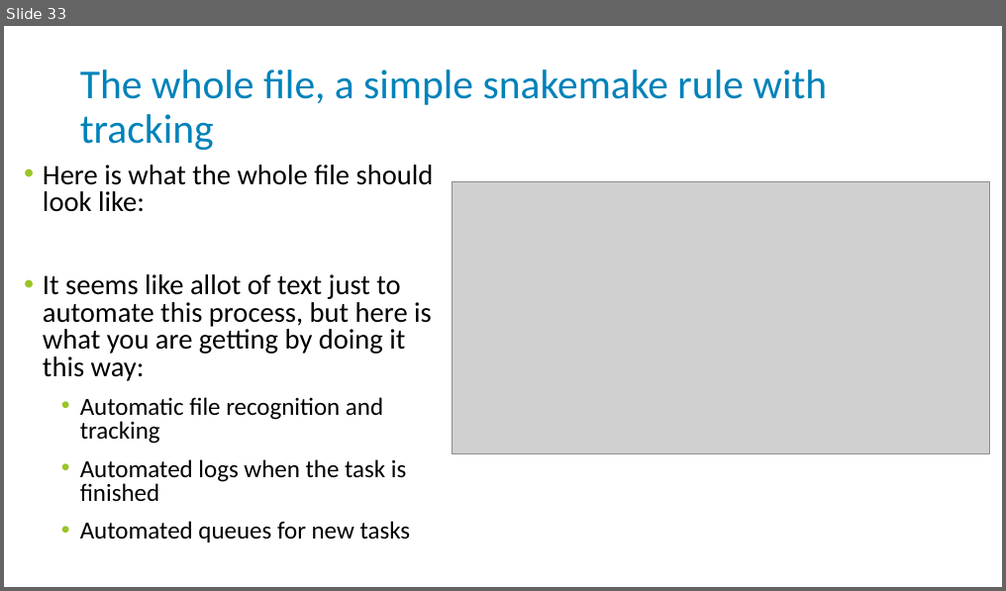
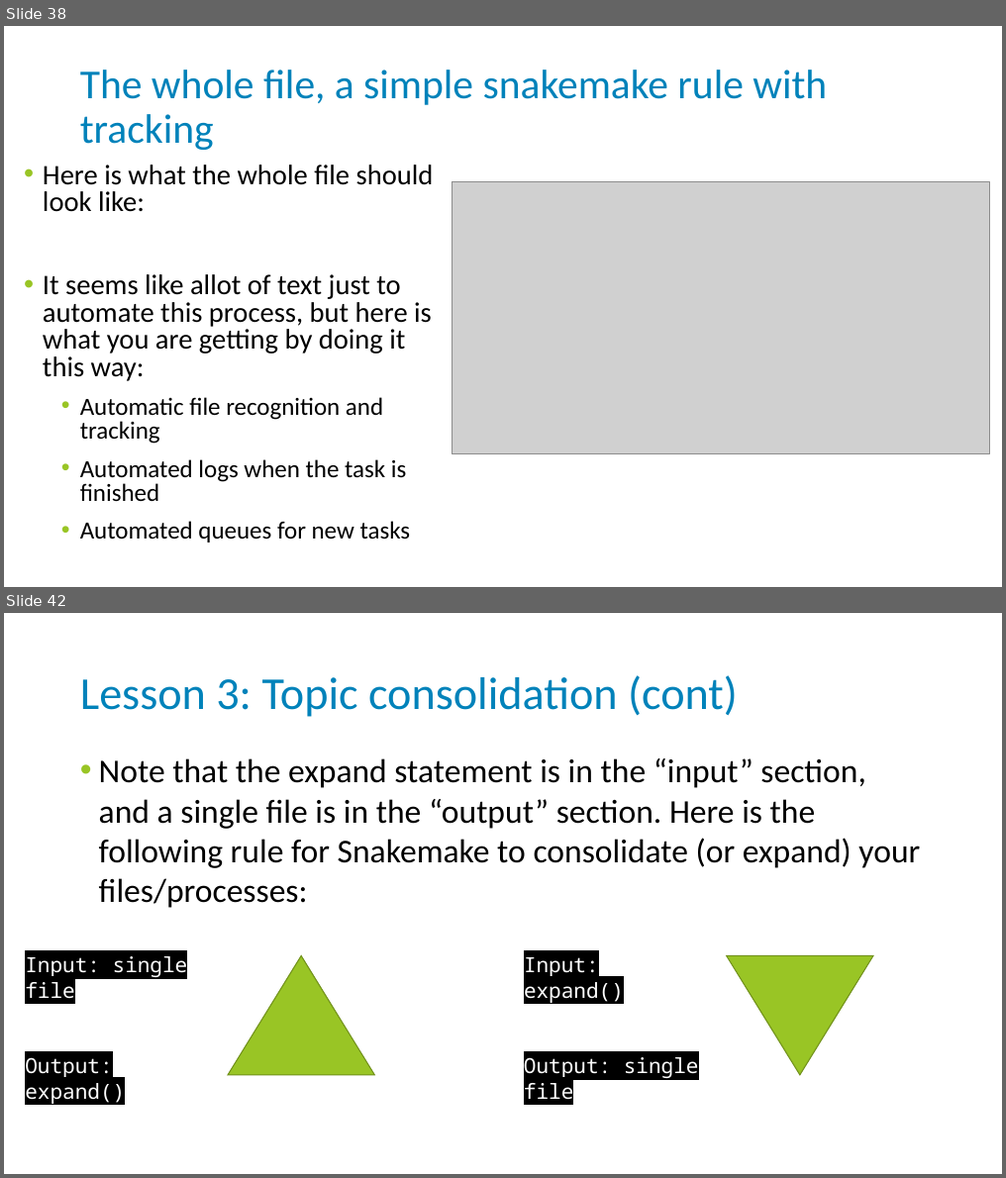
Before and after one commit to njdbickhart/HPCVEnvTutorial, a slide deck: virtualenv_snakemake_tutorial_2023_06_15.pptx. Shown one above the other, each under a label of ours: slide 33 before the commit, slides 38 and 42 after it; the slides between them are not shown. The pictures are 1006x591 and 1006x1178 pixels, drawn with LibreOffice and Linux fonts; fonts in the diff are those of the drawing; grey boxes stand for pictures; background and template pictures are left out. Boxes give left, top, right and bottom in pixels: in the first picture for what was removed or moved away, otherwise in the second. Text is boxed around its words. In the diff, an @@ line names an element or a change of style, - is before the commit and + after.

```diff
--- a/virtualenv_snakemake_tutorial_2023_06_15.pptx
+++ b/virtualenv_snakemake_tutorial_2023_06_15.pptx
@@ slide 42 added at [4,613,1002,1174], background #FFFFFF @@
@@ title added at [80,675,738,717], 44 pt, text #0082BA @@
+Lesson 3: Topic consolidation (cont)
@@ text added at [99,759,920,908], 32 pt, text #000000 @@
+• Note that the expand statement is in the “input” section, and a single file is in the “output” section. Here is the following rule for Snakemake to consolidate (or expand) your files/processes:
@@ text added at [25,953,188,1005], 20 pt, text #FFFFFF @@
+Input: single file
@@ triangle added at [228,956,374,1075], fill #99C525, outline #71921B 1 pt @@
@@ text added at [524,958,624,1005], 20 pt, text #FFFFFF @@
+Input: expand()
@@ triangle added at [727,956,873,1075], fill #99C525, outline #71921B 1 pt @@
@@ text added at [25,1058,125,1106], 20 pt, text #FFFFFF @@
+Output: expand()
@@ text added at [524,1058,699,1106], 20 pt, text #FFFFFF @@
+Output: single file
@@ what was slide 33 is now slide 38 @@
```
Also in this commit, not shown: 1 slide changed, 15 other slides added, 10 other files.
